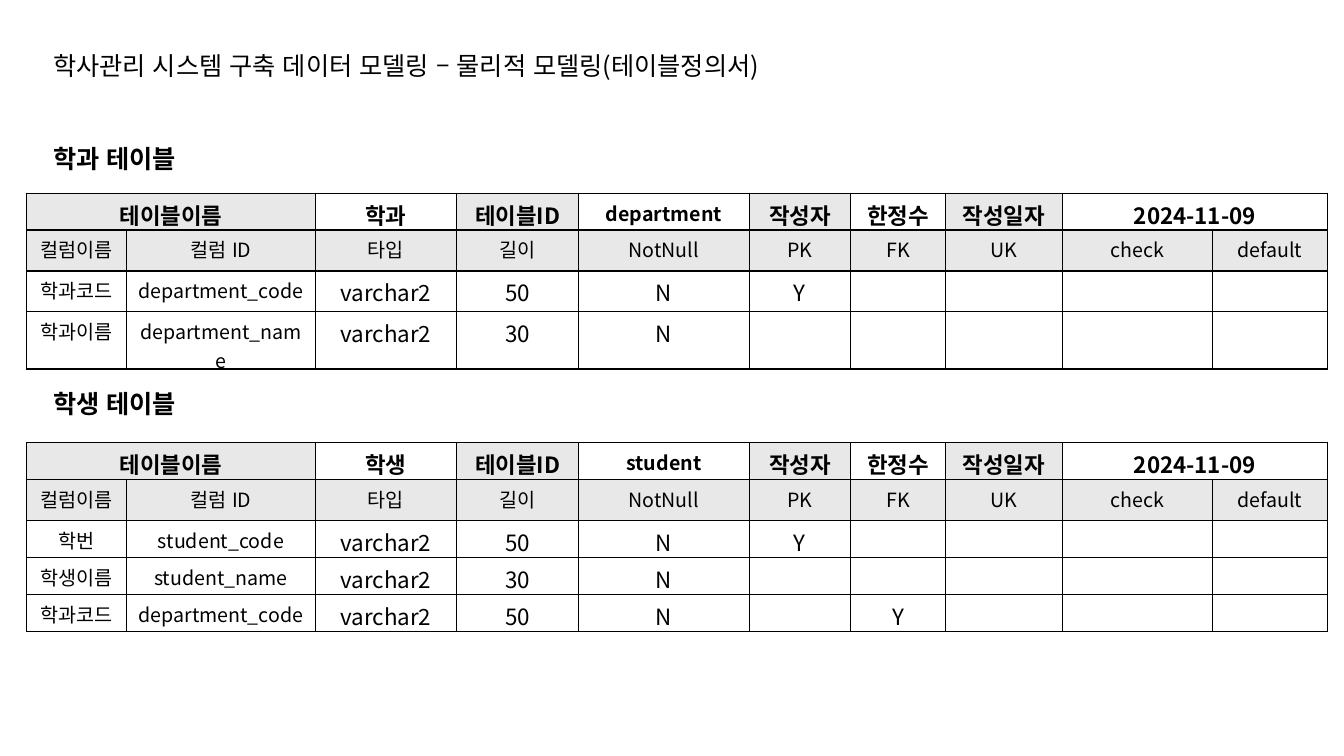
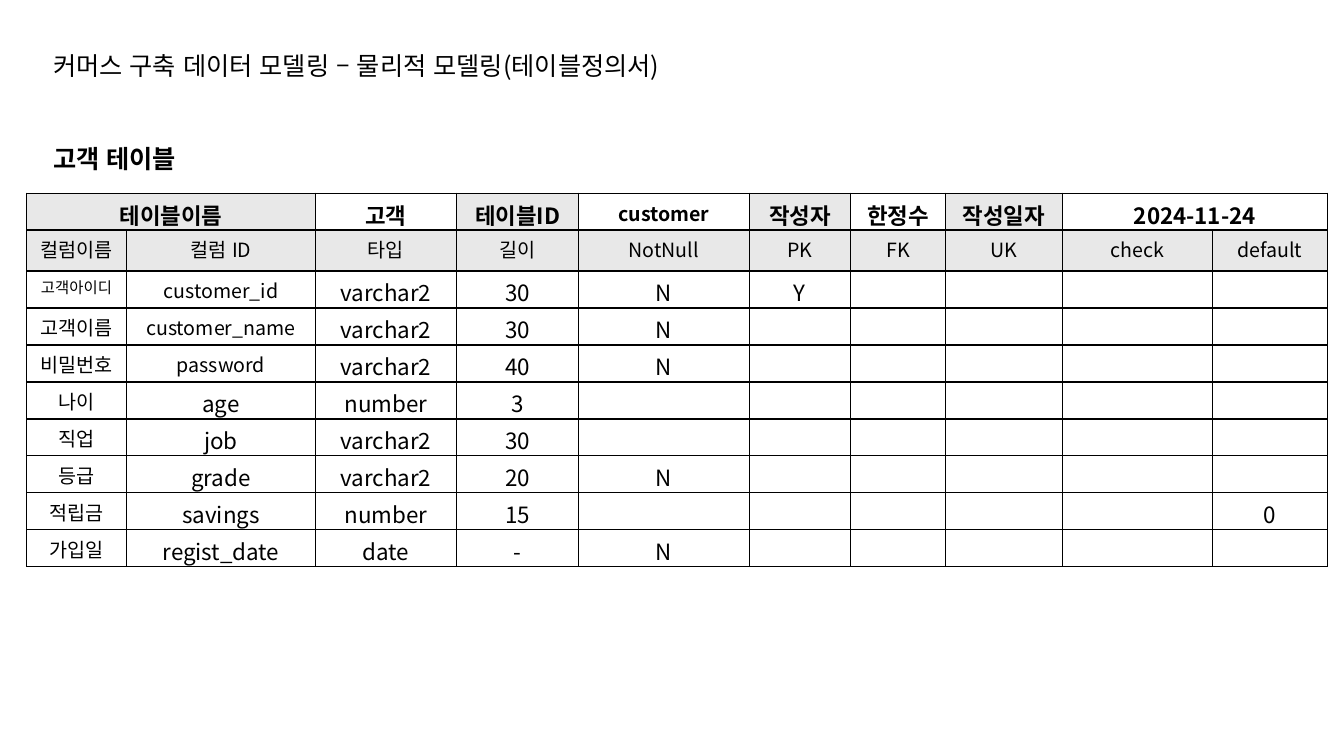
Before and after one commit to intrager/erd-practice, a slide deck: slide 4 of e-commerce/commerce.pptx. Drawn at 1344x756 pixels with LibreOffice and Linux fonts; fonts in the diff are those of the drawing. Boxes give left, top, right and bottom in pixels: in the first picture for what was removed or moved away, otherwise in the second. Text is boxed around its words. In the diff, an @@ line names an element or a change of style, - is before the commit and + after.

```diff
--- a/e-commerce/commerce.pptx
+++ b/e-commerce/commerce.pptx
@@ text at box(53, 54, 660, 80): text changed @@
-학사관리 시스템 구축 데이터 모델링 – 물리적 모델링(테이블정의서)
+커머스 구축 데이터 모델링 – 물리적 모델링(테이블정의서)
@@ text at box(53, 147, 177, 171): text changed @@
-학과 테이블
+고객 테이블
@@ table at box(27, 194, 1329, 570) @@
-row 1: 테이블이름 |  | 학과 | 테이블ID | department | 작성자 | 한정수 | 작성일자 | 2024-11-09 | 
+row 1: 테이블이름 |  | 고객 | 테이블ID | customer | 작성자 | 한정수 | 작성일자 | 2024-11-24 | 
-row 3: 학과코드 | department_code | varchar2 | 50 | N | Y |  |  |  | 
-row 4: 학과이름 | department_name | varchar2 | 30 | N |  |  |  |  | 
+row 3: 고객아이디 | customer_id | varchar2 | 30 | N | Y |  |  |  | 
+row 4: 고객이름 | customer_name | varchar2 | 30 | N |  |  |  |  | 
+row 5: 비밀번호 | password | varchar2 | 40 | N |  |  |  |  | 
+row 6: 나이 | age | number | 3 |  |  |  |  |  | 
+row 7: 직업 | job | varchar2 | 30 |  |  |  |  |  | 
+row 8: 등급 | grade | varchar2 | 20 | N |  |  |  |  | 
+row 9: 적립금 | savings | number | 15 |  |  |  |  |  | 0
+row 10: 가입일 | regist_date | date | - | N |  |  |  |  | 
@@ text removed at box(53, 391, 177, 416) @@
-학생 테이블
@@ table removed at box(27, 443, 1329, 631), 5 rows, 10 columns @@
-테이블이름 |  | 학생 | 테이블ID | student | 작성자 | 한정수 | 작성일자 | 2024-11-09 | 
-컬럼이름 | 컬럼 ID | 타입 | 길이 | NotNull | PK | FK | UK | check | default
-학번 | student_code | varchar2 | 50 | N | Y |  |  |  | 
-학생이름 | student_name | varchar2 | 30 | N |  |  |  |  | 
-학과코드 | department_code | varchar2 | 50 | N |  | Y |  |  | 
```
Also in this commit, not shown: 5 other slides changed, 6 slides added, 7 slides removed.
